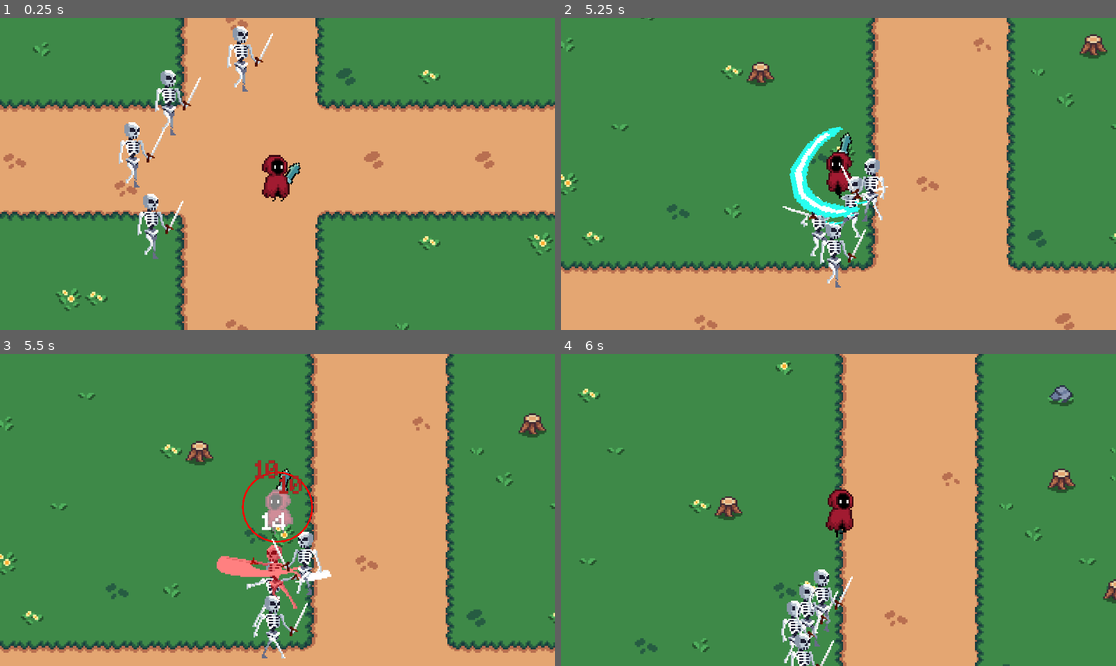
Above: before the commit, frames 1-4 (two rows, left to right).
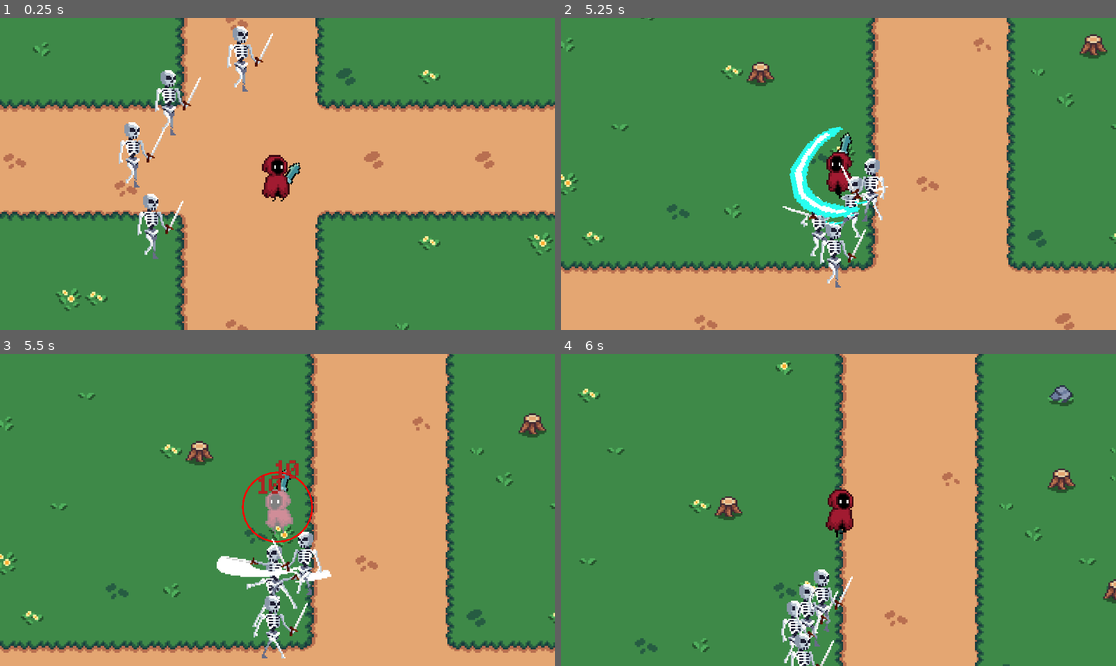
Above: after the commit, the same moments.

Repository: Jerga99/godot-2d-game-course
Game: Godot game, scene res://scenes/play_scene.tscn
Two runs of this game, one before a commit and one after it. Both use one fixed random seed, a clock stepped at 60 frames per second and the inputs below.
Inputs (mouse positions are in pixels of both pictures, inside the frame that each line leads up to):
- Up to frame 1 (0.25 s): no input
- Up to frame 2 (5.25 s): move the mouse to (810, 236) at 0.52 s; hold W (up) 0.53-2.03 s; tap one key every 0.75 s from 0.6 s: 1 (ability_1) 2 (ability_2) 3 (ability_3) 1 (ability_1) 2 (ability_2) 3 (ability_3) 1 (ability_1); move the mouse to (1005, 220) at 1.27 s; move the mouse to (672, 127) at 2.02 s; hold A (left) 2.03-3.53 s; move the mouse to (866, 174) at 2.77 s; move the mouse to (755, 96) at 3.52 s; hold S (down) 3.53-4.28 s; move the mouse to (960, 158) at 4.27 s; hold D (right) 4.28-5.03 s; move the mouse to (727, 189) at 5.02 s; hold W (up) from 5.03 s (still down)
- Up to frame 3 (5.5 s): keep holding W (up)
- Up to frame 4 (6 s): move the mouse to (894, 441) at 5.77 s; release W (up) at 5.78 s; hold D (right) from 5.78 s (still down); tap 2 (ability_2) at 5.85 s

Frames 1-2 are identical in both runs. In frame 3, 1.5% of the frame differs, in the area x 39-55%, y 34-82%; in frame 4, nothing differs.

Commit message:
Dot Product Explanation

Diff:
--- a/scripts/ability/component/ability_get_targets.gd
+++ b/scripts/ability/component/ability_get_targets.gd
@@ -35,7 +35,7 @@
 			if parent is Entity:
 				var to_target = (parent.position - caster.position).normalized()
 				var dot = dir_to_mouse.dot(to_target)
-				var fov = deg_to_rad(180)
+				var fov = deg_to_rad(90)
 
 				if dot > cos(fov / 2):
 					targets.push_back(parent)
